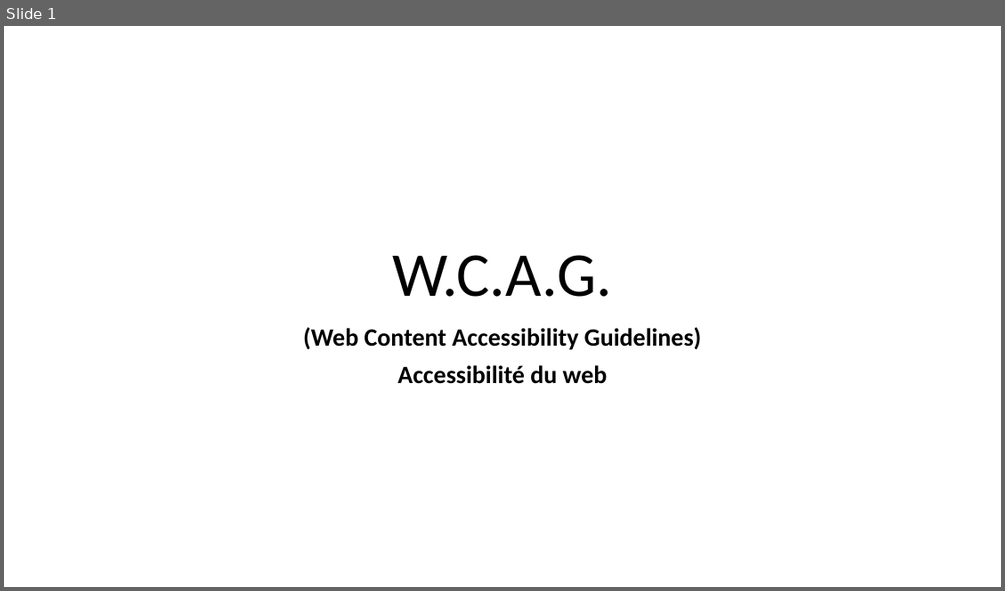
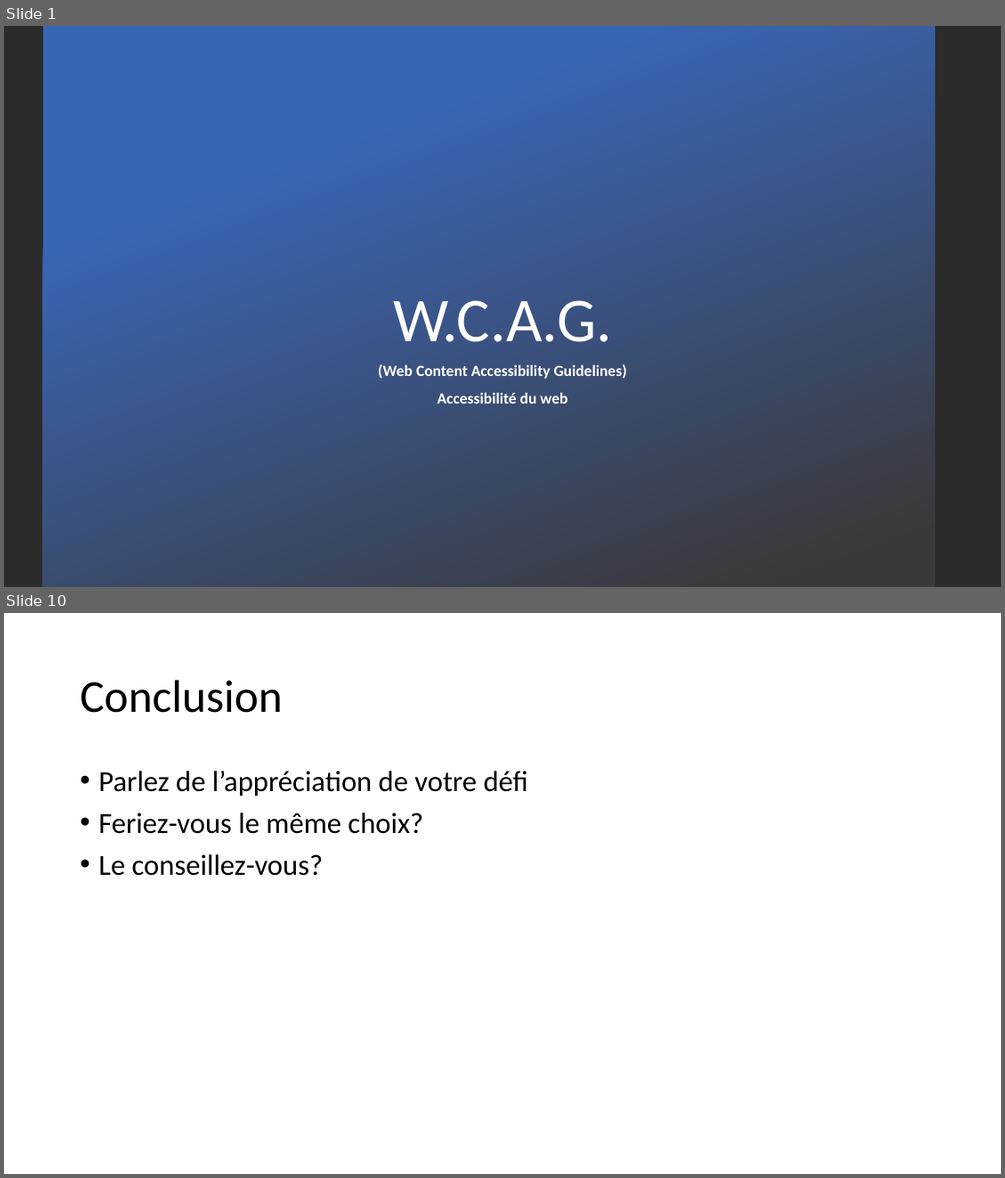
Before and after one commit to zacouse/GestionStages, a slide deck: PrésentationDéfi/WACG.pptx. Shown one above the other, each under a label of ours: slide 1 before the commit, slides 1 and 10 after it; the slides between them are not shown. The pictures are 1005x591 and 1005x1178 pixels, drawn with LibreOffice and Linux fonts; fonts in the diff are those of the drawing; background and template pictures are left out; a plain dark background stands for a picture behind light text. Boxes give left, top, right and bottom in pixels: in the first picture for what was removed or moved away, otherwise in the second. Text is boxed around its words. In the diff, an @@ line names an element or a change of style, - is before the commit and + after.

```diff
--- a/PrésentationDéfi/WACG.pptx
+++ b/PrésentationDéfi/WACG.pptx
@@ slide 10 added at [4, 613, 1001, 1174], background #FFFFFF @@
@@ title added at [80, 680, 283, 713], 44 pt, text #000000 @@
+Conclusion
@@ text added at [98, 771, 528, 876], 28 pt, text #000000 @@
+• Parlez de l’appréciation de votre défi
+• Feriez-vous le même choix?
+• Le conseillez-vous?
@@ slide 1 changed as well @@
@@ background #FFFFFF to picture (left out) @@
@@ rectangle added at [43, 26, 935, 587], fill gradient #3965B5 to #3B3838 @@
@@ title "W.C.A.G.": place and size @@
-title "W.C.A.G." at [393, 255, 612, 297]
+title "W.C.A.G." at [393, 300, 612, 342]
@@ title "W.C.A.G." at [393, 300, 612, 342]: text colour #000000 to #FFFFFF @@
@@ subtitle "(Web Content Accessibility Guidelines)": place and size @@
-subtitle "(Web Content Accessibility Guidelines)" at [303, 327, 702, 384]
+subtitle "(Web Content Accessibility Guidelines)" at [378, 364, 627, 403]
@@ subtitle "(Web Content Accessibility Guidelines)" at [378, 364, 627, 403]: size 24 to 15 pt, text colour #000000 to #FFFFFF @@
```
Also in this commit, not shown: 8 other slides added, 5 slides removed.
